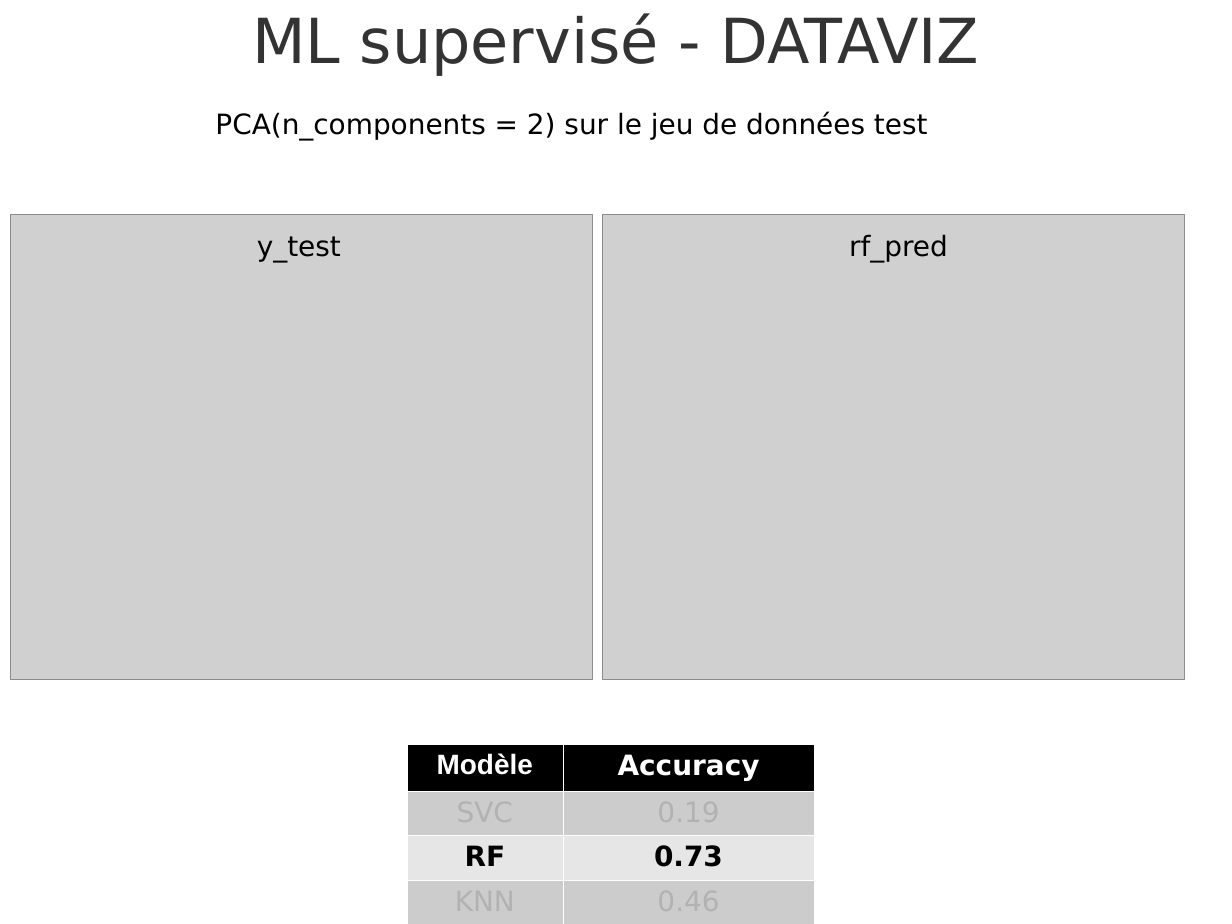
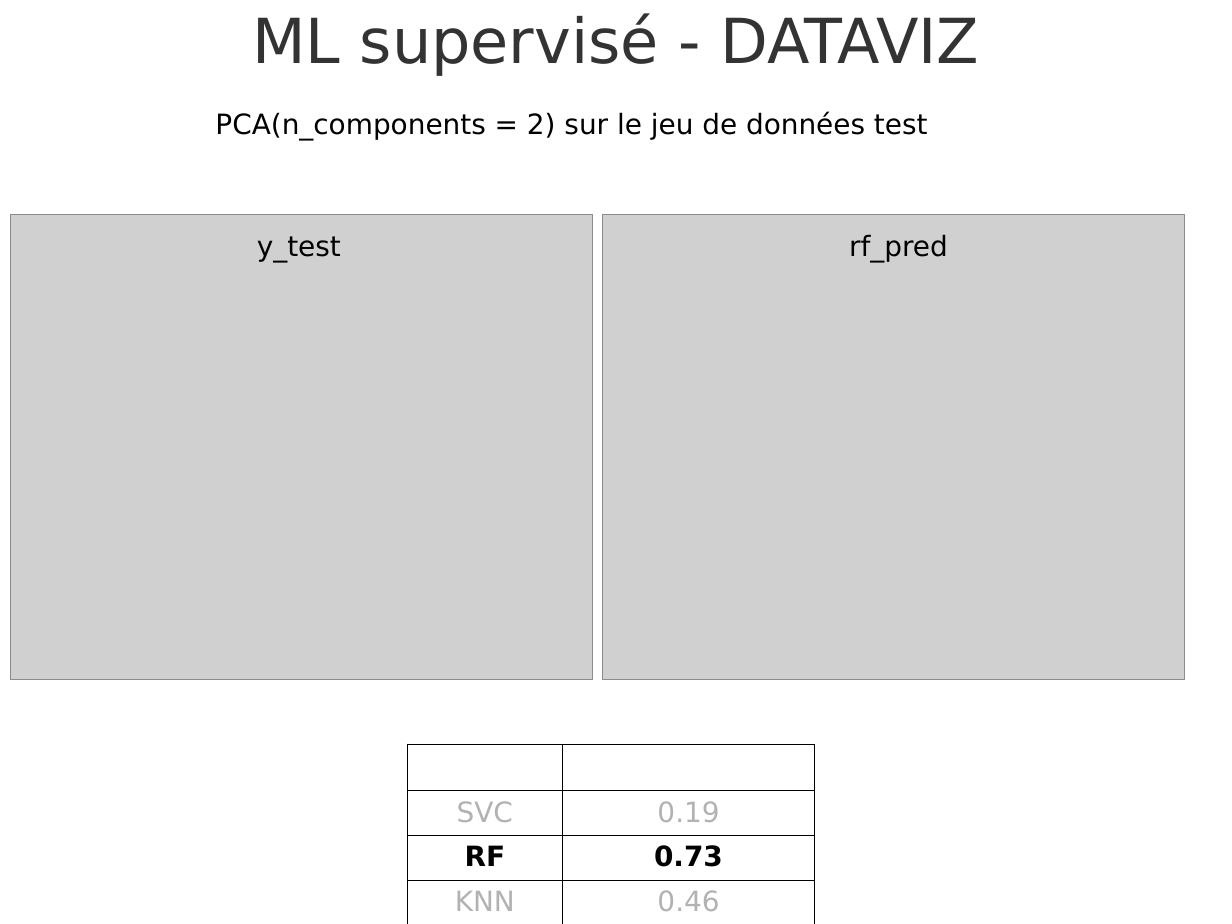
Before and after one commit to rubalravinder/cas_etude_volcano, a slide deck: slide 5 of results_ml_dl.odp. Drawn at 1232x924 pixels with LibreOffice and Linux fonts; fonts in the diff are those of the drawing; grey boxes stand for pictures; background and template pictures are left out. Boxes give left, top, right and bottom in pixels: in the first picture for what was removed or moved away, otherwise in the second. Text is boxed around its words. In the diff, an @@ line names an element or a change of style, - is before the commit and + after.

```diff
--- a/results_ml_dl.odp
+++ b/results_ml_dl.odp
@@ table at box(407, 745, 814, 920) @@
@@ fill #000000 to none in row 1 @@
@@ fill #CCCCCC to none in 4 cells @@
@@ fill #E6E6E6 to none in row 3 @@
@@ borders changed @@
```
Also in this commit, not shown: 3 other slides changed, 4 slides added, 5 other files.
